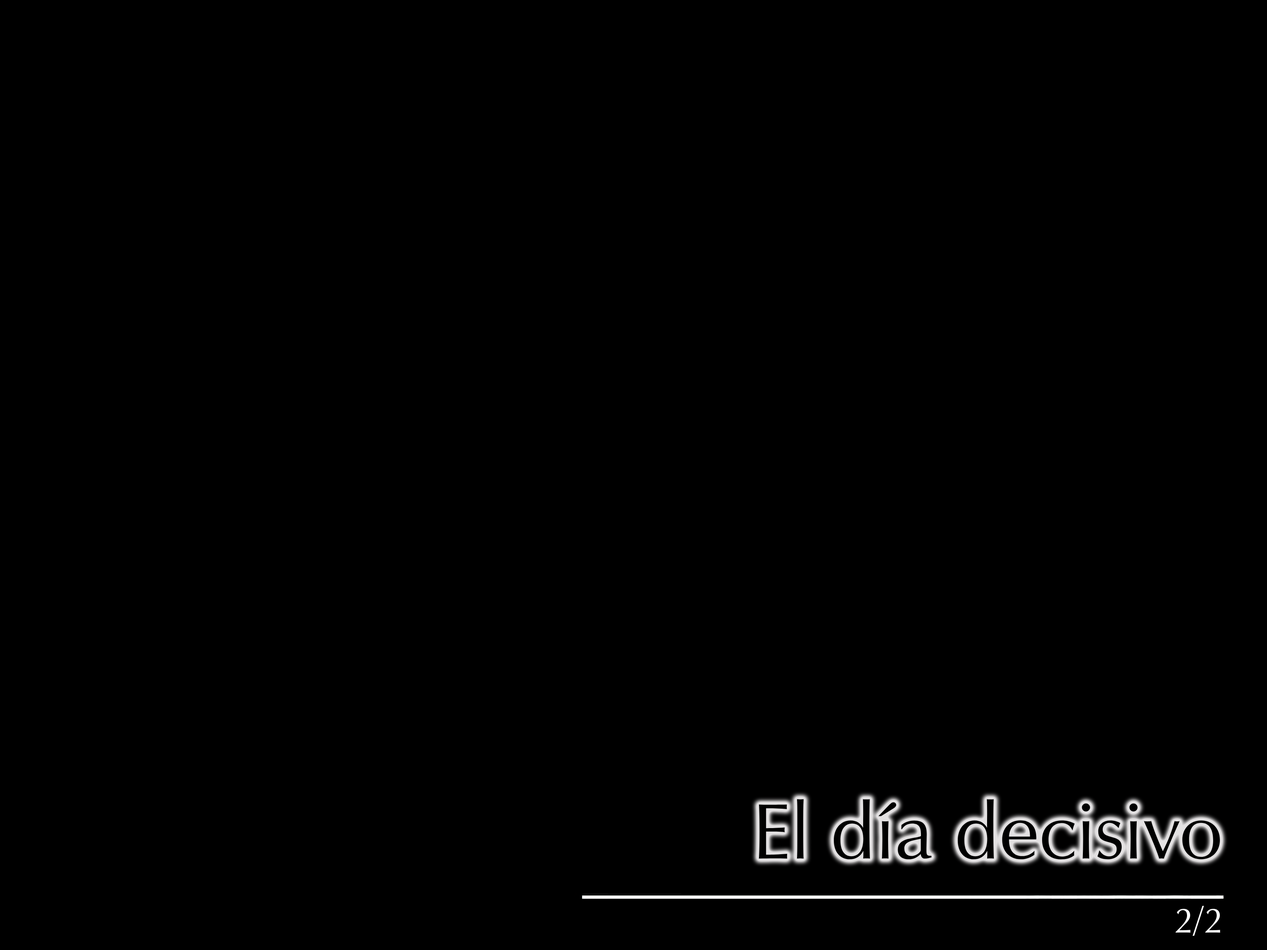
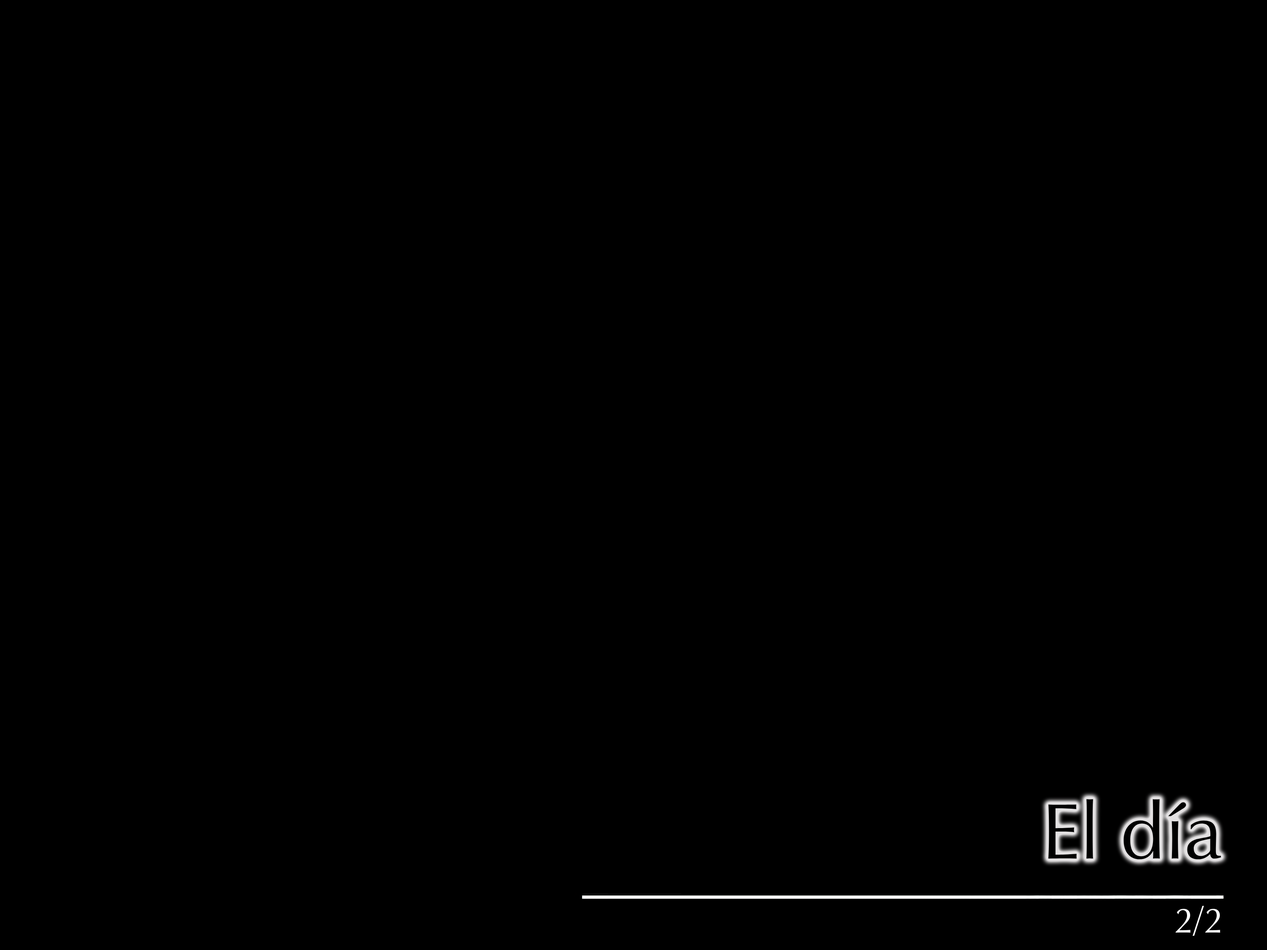
Revision of a layered 1267x950 image; what changed, layer by layer:
renamed "El día decisivo" to "El día", painted on it over [758, 799, 1221, 860]
